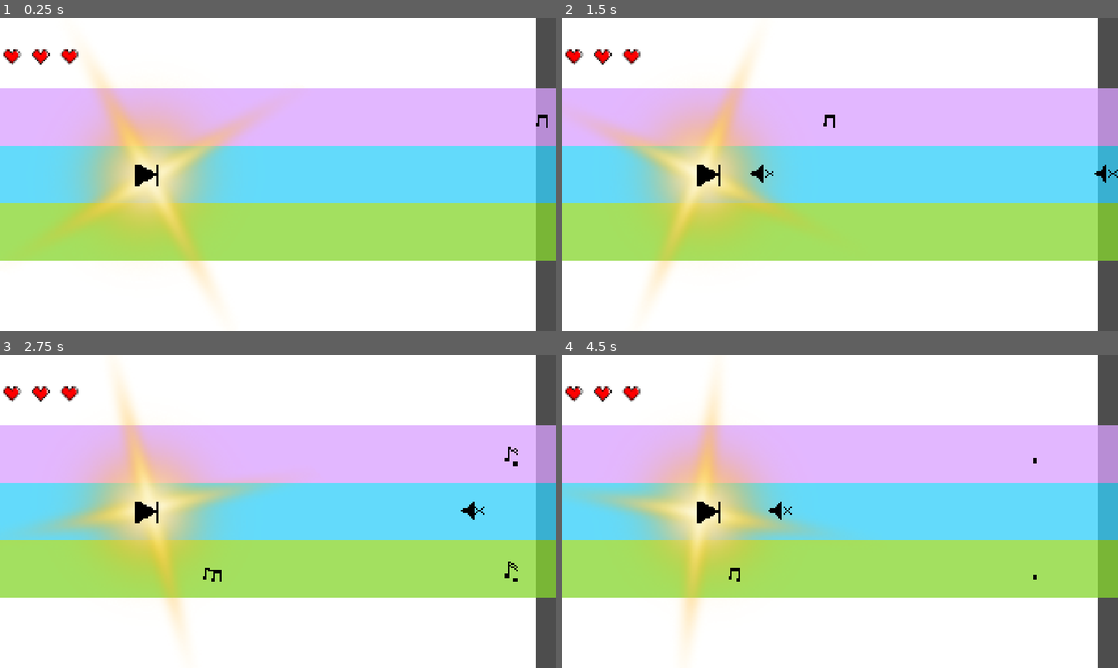
Above: before the commit, frames 1-4 (two rows, left to right).
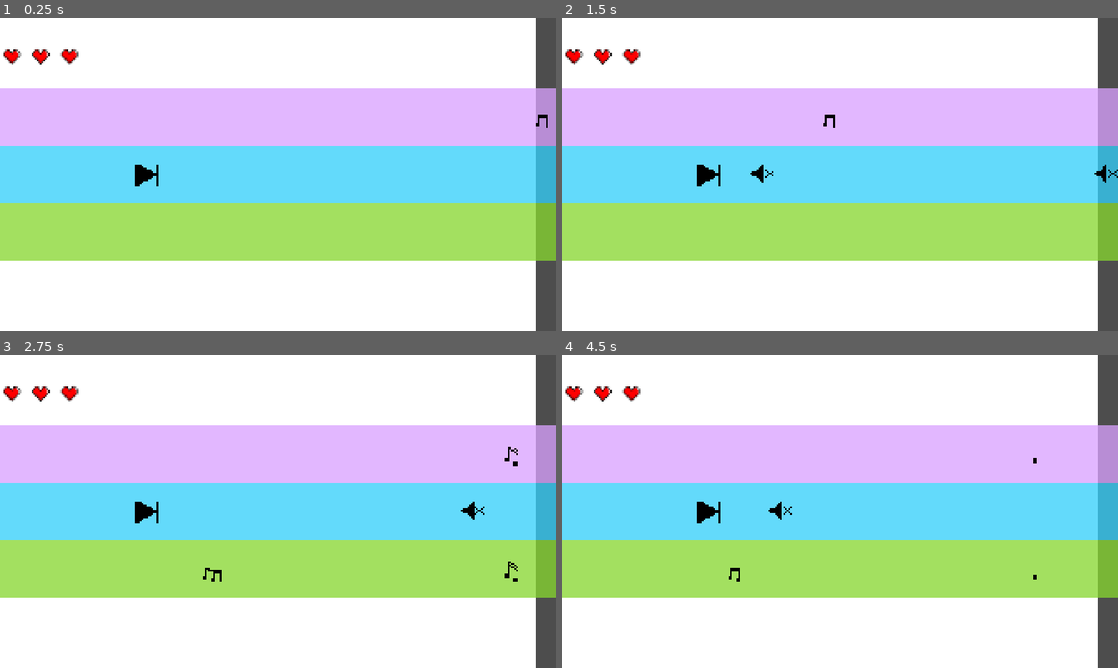
Above: after the commit, the same moments.

Repository: chorwat2137/haven-2026
Game: Godot game, scene res://scenes/main.tscn
The game is run twice, just before and just after one commit, with the same random seed, the same clock (stepped at 60 frames per second) and the same inputs.
Inputs:
- Up to frame 1 (0.25 s): no input
- Up to frame 2 (1.5 s): tap Enter (ui_accept) at 0.5, 0.77 s; hold Right (ui_right) from 0.53 s (still down); tap Space (shoot) at 0.6, 1.35 s
- Up to frame 3 (2.75 s): tap Enter (ui_accept) at 1.52 s; release Right (ui_right) at 2.03 s; hold Left (ui_left) from 2.03 s (still down); tap Space (shoot) at 2.1 s
- Up to frame 4 (4.5 s): release Left (ui_left) at 2.78 s; hold Right (ui_right) 2.78-4.28 s; tap Space (shoot) at 2.85, 3.6, 4.35 s; tap Enter (ui_accept) at 3.02, 3.77 s; hold Left (ui_left) from 4.28 s (still down)

The runs differ from the first frame. In frame 1, 10% of the frame differs, in the area x 11-48%, y 13-89%; in frame 2, 9.6%; in frame 3, 9.9%; in frame 4, 9.9%.

Commit message:
Automatic sync

Diff:
--- a/scripts/shine.gd
+++ b/scripts/shine.gd
@@ -2,25 +2,33 @@
 
 @export var rotation_speed: float = 2.0
 @export var animation_duration: float = 0.3
+@export var target_scale: Vector2 = Vector2(0.5, 0.5)
+
 var tween: Tween
 
 func _ready():
+	visible = false
 	scale = Vector2.ZERO
-	show_sprite()
 
 func _process(delta: float) -> void:
 	rotation += rotation_speed * delta
 
 func show_sprite():
+	if tween:
+		tween.kill()
+
 	visible = true
 	scale = Vector2.ZERO
 
 	tween = create_tween()
-	tween.tween_property(self, "scale", Vector2.ONE, animation_duration) \
+	tween.tween_property(self, "scale", target_scale, animation_duration) \
 		.set_trans(Tween.TRANS_BACK) \
 		.set_ease(Tween.EASE_OUT)
 
 func hide_sprite():
+	if tween:
+		tween.kill()
+
 	tween = create_tween()
 	tween.tween_property(self, "scale", Vector2.ZERO, animation_duration) \
 		.set_trans(Tween.TRANS_BACK) \
